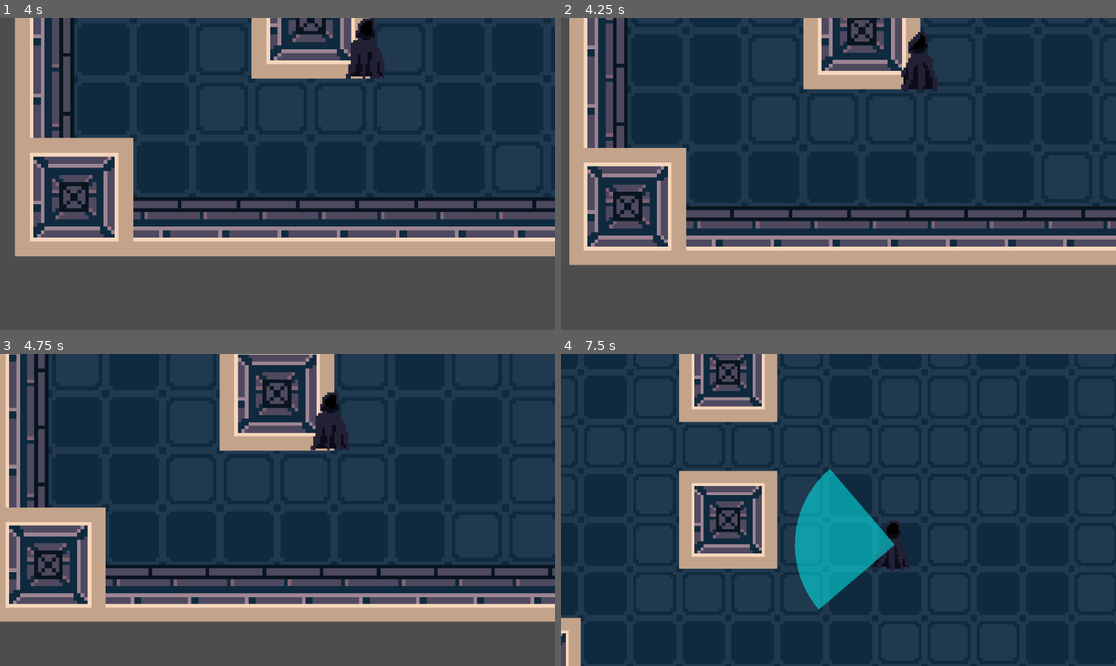
Above: before the commit, frames 1-4 (two rows, left to right).
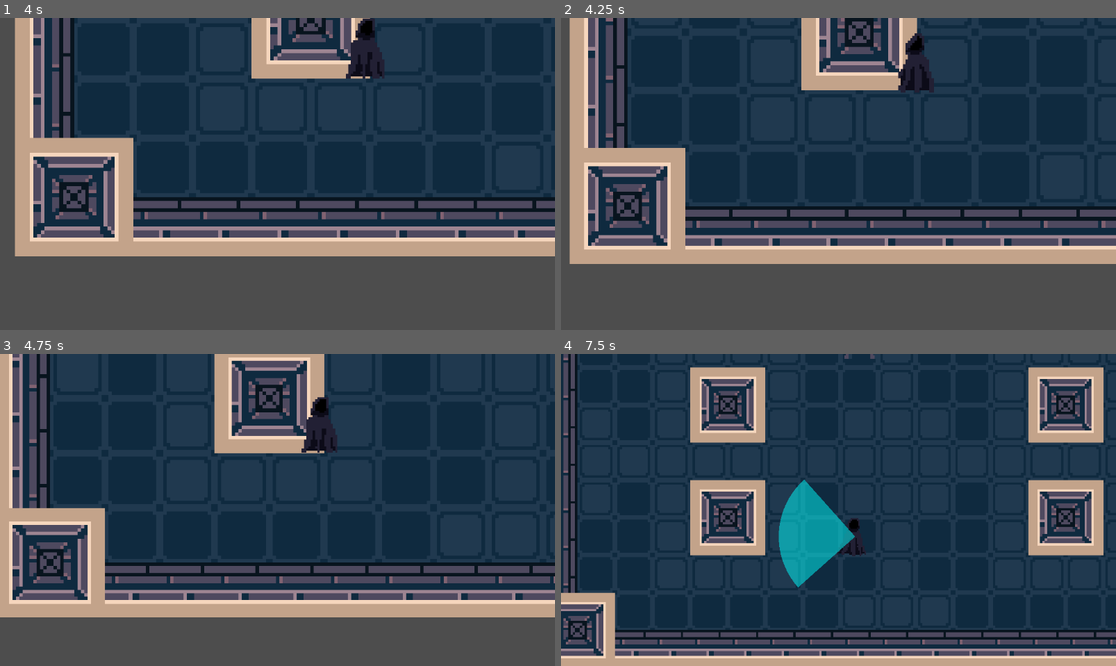
Above: after the commit, the same moments.

Repository: ReneZwiletitsch/PirateJam16
Game: Godot game, scene res://Scenes/BossFight.tscn
Same seed, same stepped clock (60 frames per second), same inputs: the game is played once before the commit and once after it. This scene is started directly instead of the project's main scene.
Inputs (mouse positions are in pixels of both pictures, inside the frame that each line leads up to):
- Up to frame 1 (4 s): move the mouse to (399, 158) at 0.52 s; hold D (right) 0.53-1.28 s; hold Space (advance_dialogue) 0.53-1.28 s; move the mouse to (166, 189) at 1.27 s; hold S (down) 1.28-2.03 s; click (166, 189) at 1.35 s; move the mouse to (333, 105) at 2.02 s; hold D (right) 2.03-2.78 s; hold C (necromancy) 2.03-2.78 s; move the mouse to (249, 236) at 2.77 s; hold W (up) 2.78-3.53 s; tap E (test) at 2.85 s; move the mouse to (444, 220) at 3.52 s; hold A (left) from 3.53 s (still down); hold Space (advance_dialogue) from 3.53 s (still down)
- Up to frame 2 (4.25 s): keep holding A (left); keep holding Space (advance_dialogue)
- Up to frame 3 (4.75 s): keep holding A (left); move the mouse to (111, 463) at 4.27 s; release Space (advance_dialogue) at 4.28 s; click (111, 463) at 4.35 s
- Up to frame 4 (7.5 s): move the mouse to (866, 510) at 5.02 s; release A (left) at 5.03 s; hold S (down) 5.03-5.78 s; hold C (necromancy) 5.03-5.78 s; move the mouse to (755, 432) at 5.77 s; hold D (right) 5.78-6.53 s; tap E (test) at 5.85 s; move the mouse to (960, 494) at 6.52 s; hold W (up) 6.53-7.28 s; hold Space (advance_dialogue) 6.53-7.28 s; move the mouse to (727, 525) at 7.27 s; hold D (right) from 7.28 s (still down); click (727, 525) at 7.35 s

Frame 1 is identical in both runs. In frame 2, 5.8% of the frame differs, in the area x 1-100%, y 0-80%; in frame 3, 18%; in frame 4, 31%, in the area x 0-100%, y 0-100%.

Commit message:
camera movement updates

Diff:
--- a/piratejam16/game.tscn
+++ b/piratejam16/game.tscn
@@ -16,21 +16,27 @@
 var ZoomSpd = Vector2(0.3,0.3)
 var PanSpeedKey = 4
 
+var initial_pos;
+
 # Called when the node enters the scene tree for the first time.
 func _ready():
-	pass # Replace with function body.
+	initial_pos = position
 
 func _input(event):
+	return # Disable zoom
 	if event.is_action_pressed(\"ScrollZoomOut\"):
 		if zoom > ZoomMin:
 			zoom -= ZoomSpd
 	if event.is_action_pressed(\"ScrollZoomIn\"):
 		if zoom < ZoomMax:
 			zoom +=ZoomSpd
-	pass
 
 # Called every frame. 'delta' is the elapsed time since the previous frame.
 func _process(_delta):
+
+	if Singleton.current_character:
+		position = Singleton.current_character.position
+
 	return #here to keep the camera fixed for now
 	if Input.is_action_pressed(\"up\"):
 		position.y -= PanSpeedKey
--- a/piratejam16/level_editor.tscn
+++ b/piratejam16/level_editor.tscn
@@ -27,6 +27,7 @@
 
 # Called every frame. 'delta' is the elapsed time since the previous frame.
 func _process(_delta):
+	if Singleton.current_character:
 	if Input.is_action_pressed(\"up\"):
 		position.y -= PanSpeedKey
 	if Input.is_action_pressed(\"down\"):
@@ -40,10 +41,10 @@
 
 [node name="LevelEditor" type="Node2D"]
 
-[node name="Player" parent="." instance=ExtResource("1_pq5p0")]
-script = null
-
 [node name="Camera2D" type="Camera2D" parent="."]
 zoom = Vector2(3.765, 3.765)
 position_smoothing_enabled = true
 script = SubResource("GDScript_epv8j")
+
+[node name="Player" parent="." instance=ExtResource("1_pq5p0")]
+script = null
--- a/piratejam16/map.gd
+++ b/piratejam16/map.gd
@@ -25,12 +25,12 @@
 	if event.is_action_pressed("DEBUG_prev_level"):
 		prev_floor()
 	if event.is_action_pressed("DEBUG_to_boss_room"):
-		var stair_node = get_node("Stairs")
-		stair_node.queue_free()
 		level.queue_free()
 		var inst = boss_room.instantiate()
 		add_child(inst, true)
 		level = inst
+		var stair_node = get_node("Stairs")
+		stair_node.queue_free()
 
 func new_floor():
 	save_characters()
--- a/piratejam16/project.godot
+++ b/piratejam16/project.godot
@@ -105,8 +105,7 @@
 }
 DEBUG_to_boss_room={
 "deadzone": 0.5,
-"events": [Object(InputEventKey,"resource_local_to_scene":false,"resource_name":"","device":-1,"window_id":0,"alt_pressed":false,"shift_pressed":false,"ctrl_pressed":true,"meta_pressed":false,"pressed":false,"keycode":0,"physical_keycode":66,"key_label":0,"unicode":98,"location":0,"echo":false,"script":null)
-]
+"events": []
 }
 
 [rendering]
--- a/piratejam16/scripts/boss_fight.gd
+++ b/piratejam16/scripts/boss_fight.gd
@@ -25,7 +25,8 @@
 	#camera zooms into necromancer
 	var x = -100
 	var y = 100
-	$Camera2D.set_position(Vector2(x,y))
+	var camera_start = Vector2(x, y);
+	$Camera2D.set_position(camera_start)
 	$Camera2D.zoom = Vector2(5,5)
 
 	Singleton.aggro_range = 9999999
@@ -54,13 +55,17 @@
 	await get_tree().create_timer(2).timeout
 
 	#zoom out, bbeg becomes visible
-	var start_zoom = 5
-	var end_zoom = 3.765
-	for i in range(300):
+	var start_zoom: float = 5
+	var end_zoom: float = 3.765/1.6
+
+	const lerp_secs = 300;
+	for i in range(lerp_secs):
 		await get_tree().create_timer(0.01).timeout
-		$Camera2D.set_position(Vector2(x-i*x/300,y-i*y/300))
-		$Camera2D.zoom = Vector2(start_zoom+ (end_zoom-start_zoom)*i/300.0,start_zoom+ (end_zoom-start_zoom)*i/300.0)
-
+		var lerp_pos = float(i)/float(lerp_secs);
+		var camera_2_zoom = lerp(start_zoom, end_zoom, lerp_pos)
+		var camera_2_pos = camera_start.lerp(Vector2(25, 0), lerp_pos)
+		$Camera2D.set_position(camera_2_pos)
+		$Camera2D.zoom = Vector2(camera_2_zoom, camera_2_zoom)
 
 
 	await get_tree().create_timer(2).timeout
@@ -80,8 +85,9 @@
 	print("fight starts")
 	Singleton.current_character=boss_instance
 
-
-
+# Linear interpolation
+func lerp(a, b, t):
+	return a + (b-a) * t
 
 func spawn_boss():
 	print("spawning boss")
Not shown: 1 places in piratejam16/Scenes/damage_indicator.tscn that only renumber resources
Not shown: 1 places in piratejam16/Scenes/staff.tscn that only renumber resources
Not shown: 1 places in piratejam16/Scenes/text_box.tscn that only renumber resources
